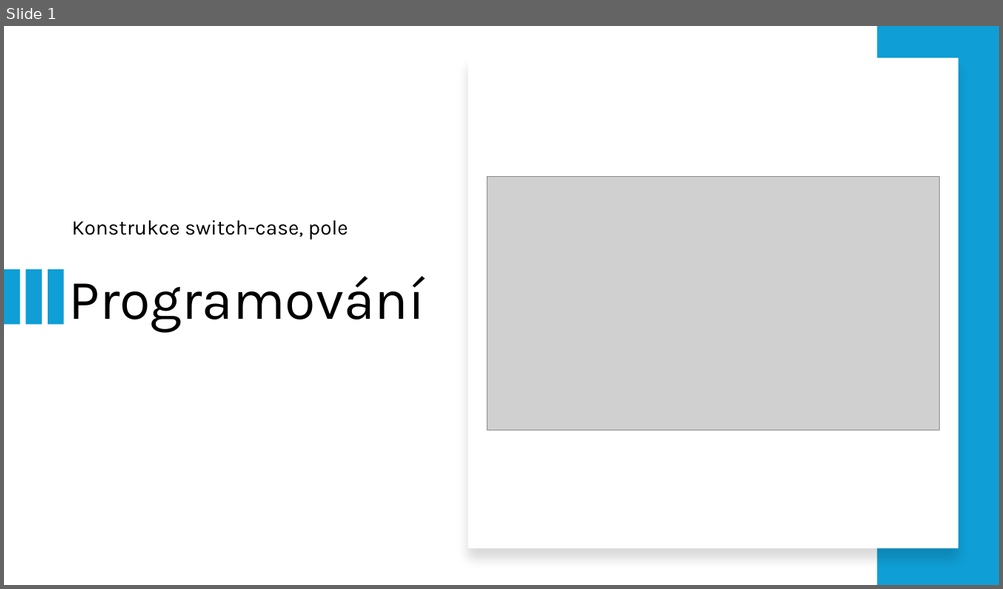
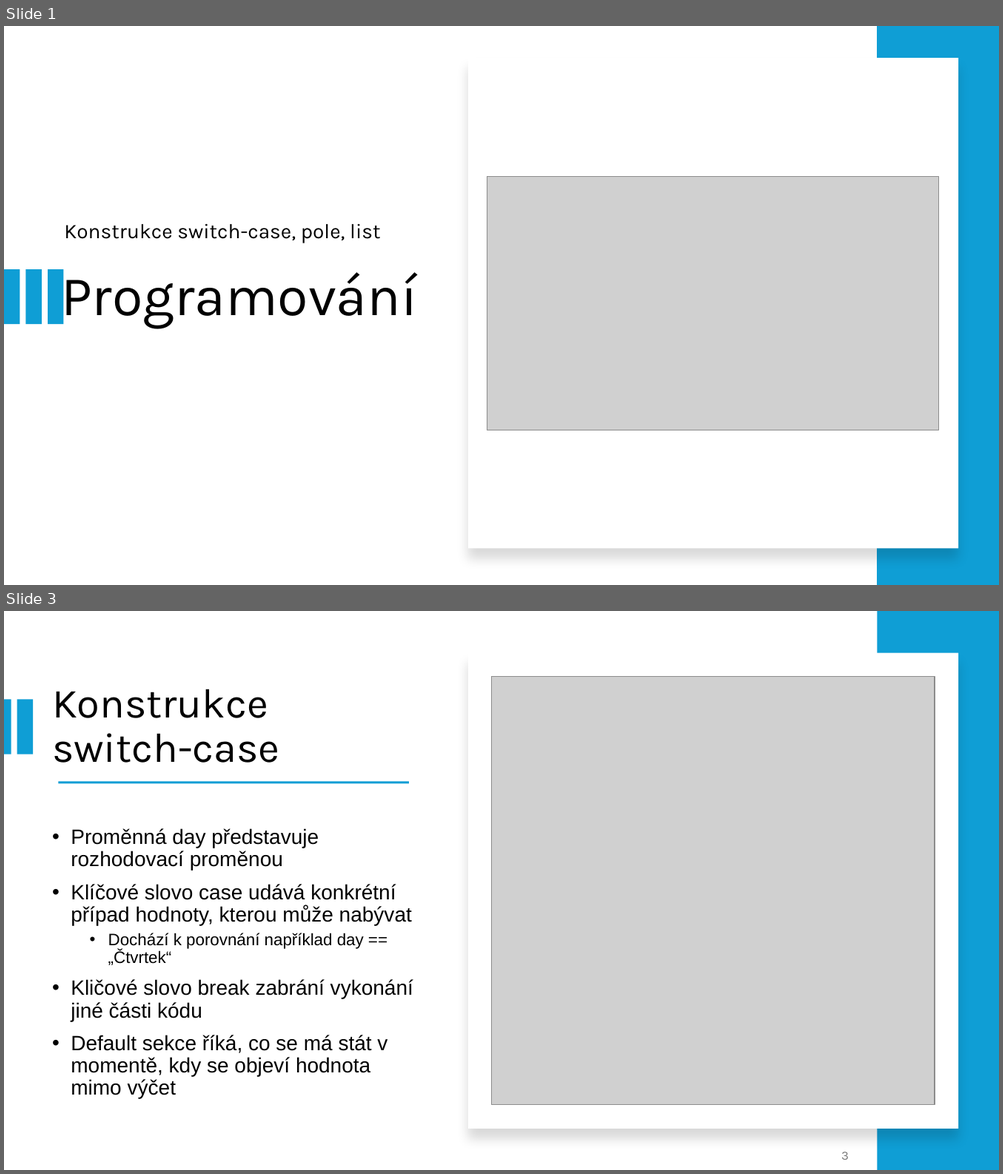
Before and after one commit to dawissl/hradebni, a slide deck: Prezentace/1. ročník/PGM_07_pole_switch_case.pptx. Shown one above the other, each under a label of ours: slide 1 before the commit, slides 1 and 3 after it; the slides between them are not shown. The pictures are 1003x589 and 1003x1174 pixels, drawn with LibreOffice and Linux fonts; fonts in the diff are those of the drawing; grey boxes stand for pictures. Boxes give left, top, right and bottom in pixels: in the first picture for what was removed or moved away, otherwise in the second. Text is boxed around its words. In the diff, an @@ line names an element or a change of style, - is before the commit and + after.

```diff
--- a/Prezentace/1. ročník/PGM_07_pole_switch_case.pptx
+++ b/Prezentace/1. ročník/PGM_07_pole_switch_case.pptx
@@ slide 3 added at (x1=4, y1=611, x2=999, y2=1170), background #FFFFFF @@
@@ rectangle added at (x1=877, y1=611, x2=999, y2=1170), fill #0F9ED5 @@
@@ rectangle added at (x1=468, y1=652, x2=959, y2=1129), fill #FFFFFF @@
@@ picture added at (x1=492, y1=676, x2=934, y2=1105) @@
@@ rectangle added at (x1=4, y1=699, x2=11, y2=755), fill #0F9ED5 @@
@@ rectangle added at (x1=17, y1=699, x2=32, y2=755), fill #0F9ED5 @@
@@ title added at (x1=52, y1=689, x2=279, y2=763), 40 pt, text #000000 @@
+Konstrukce
+switch-case
@@ rectangle added at (x1=59, y1=782, x2=409, y2=784), fill #0F9ED5 @@
@@ text added at (x1=71, y1=829, x2=413, y2=1099), 20 pt, text #000000 @@
+• Proměnná day představuje rozhodovací proměnou
+• Klíčové slovo case udává konkrétní případ hodnoty, kterou může nabývat
+  • Dochází k porovnání například day == „Čtvrtek“
+• Kličové slovo break zabrání vykonání jiné části kódu
+• Default sekce říká, co se má stát v momentě, kdy se objeví hodnota mimo výčet
@@ page number added at (x1=841, y1=1152, x2=848, y2=1160), 12 pt, text #787878 @@
+3
@@ slide 1 changed as well @@
@@ subtitle at (x1=64, y1=224, x2=380, y2=244): text changed @@
-Konstrukce switch-case, pole
+Konstrukce switch-case, pole, list
@@ title "Programování" rewrapped from (x1=68, y1=276, x2=424, y2=333) to (x1=61, y1=269, x2=417, y2=329) @@
```
Also in this commit, not shown: 5 other slides added, 7 other files.
